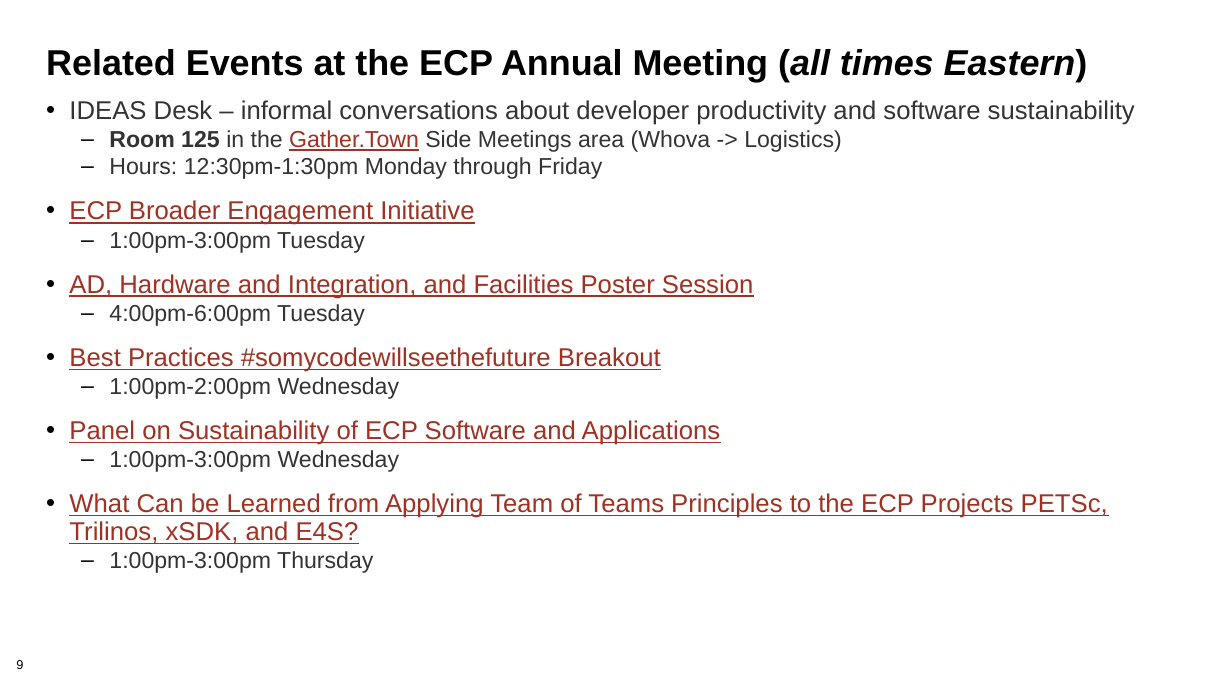
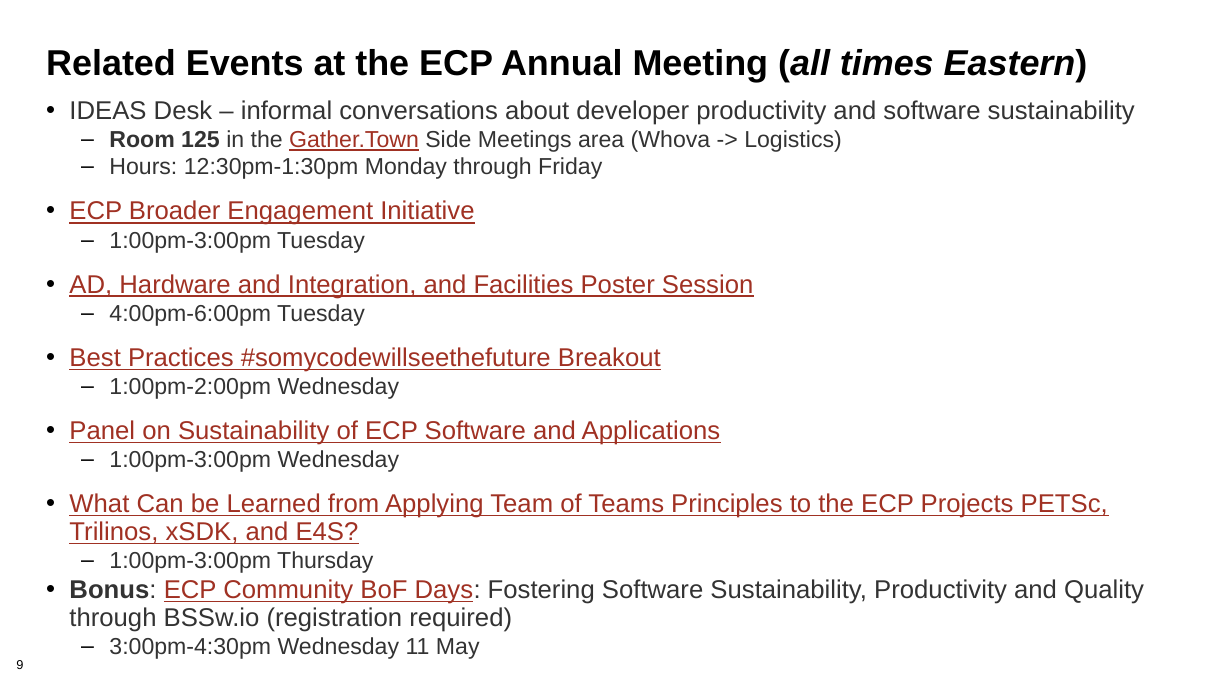
Before and after one commit to bssw-tutorial/presentations, a slide deck: slide 9 of summary-testing.pptx. Drawn at 1232x693 pixels with LibreOffice and Linux fonts; fonts in the diff are those of the drawing; background and template pictures are left out. Boxes give left, top, right and bottom in pixels: in the first picture for what was removed or moved away, otherwise in the second. Text is boxed around its words. In the diff, an @@ line names an element or a change of style, - is before the commit and + after.

Commit message:
Added BSSw.io BoF in ECP CBD to related events

```diff
--- a/summary-testing.pptx
+++ b/summary-testing.pptx
@@ text at [69,579,1144,659]: paragraphs added @@
+• Bonus: ECP Community BoF Days: Fostering Software Sustainability, Productivity and Quality through BSSw.io (registration required)
+  – 3:00pm-4:30pm Wednesday 11 May
```
Also in this commit, not shown: 1 other file.
